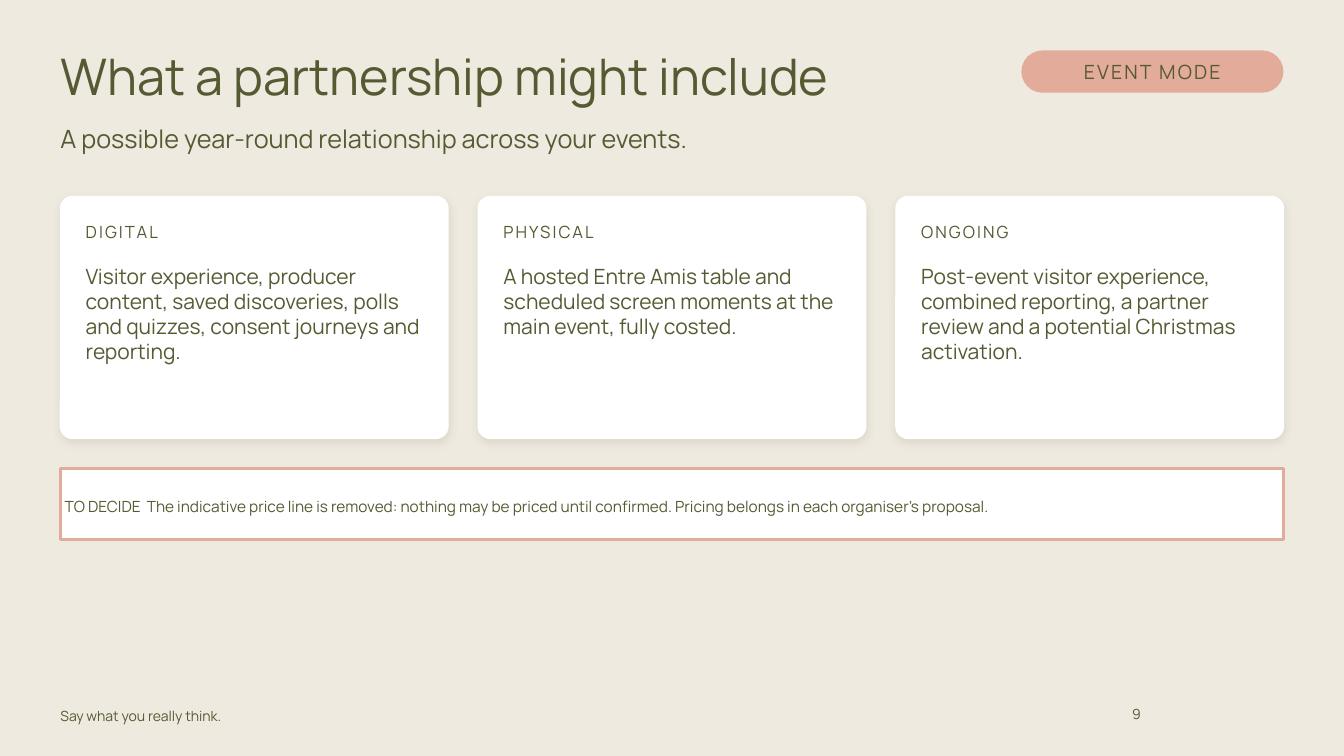
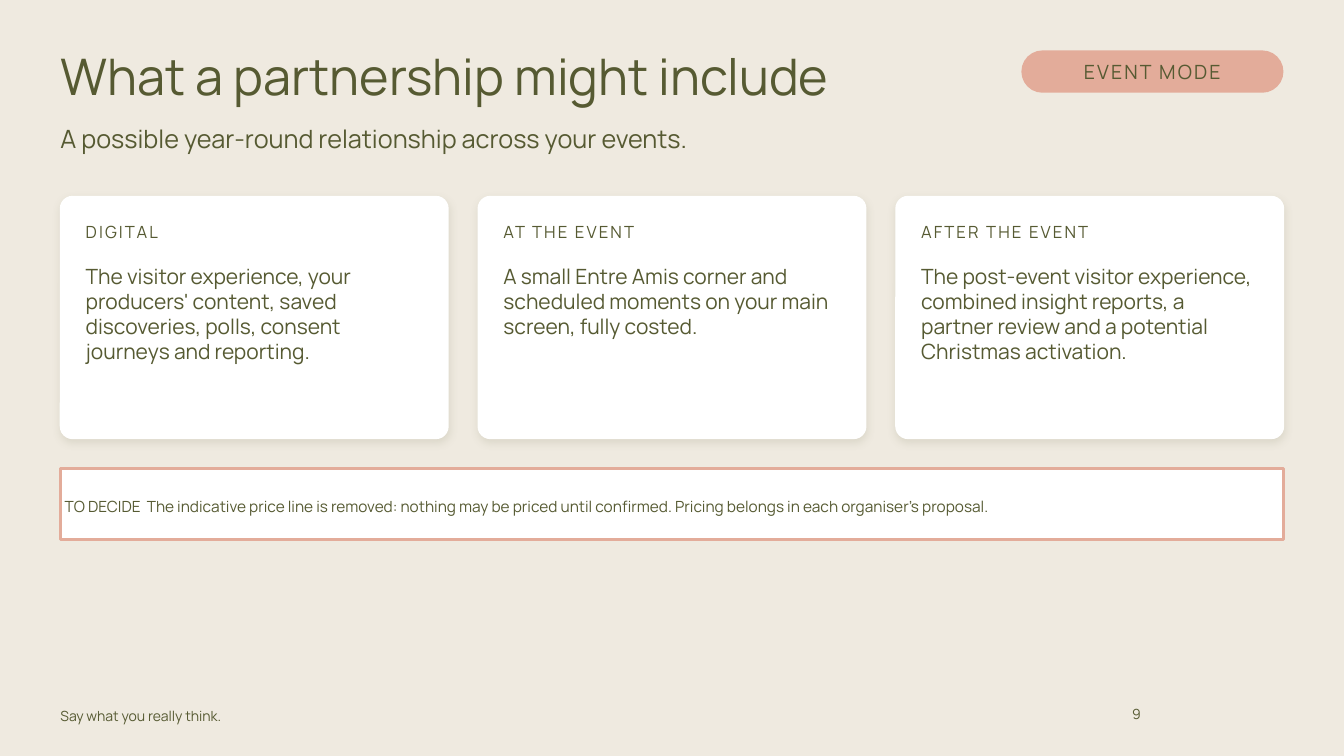
Before and after one commit to carrie147/entre-amis-brand-agent, a slide deck: slide 9 of decks/Entre Amis - Event Mode pack - DRAFT.pptx. Drawn at 1344x756 pixels with LibreOffice and Linux fonts; fonts in the diff are those of the drawing; background and template pictures are left out. Boxes give left, top, right and bottom in pixels: in the first picture for what was removed or moved away, otherwise in the second. Text is boxed around its words. In the diff, an @@ line names an element or a change of style, - is before the commit and + after.

```diff
--- a/decks/Entre Amis - Event Mode pack - DRAFT.pptx
+++ b/decks/Entre Amis - Event Mode pack - DRAFT.pptx
@@ text at bbox=[503, 226, 829, 339]: text changed @@
-PHYSICAL
-A hosted Entre Amis table and scheduled screen moments at the main event, fully costed.
+AT THE EVENT
+A small Entre Amis corner and scheduled moments on your main screen, fully costed.
@@ text at bbox=[921, 226, 1251, 360]: text changed @@
-ONGOING
-Post-event visitor experience, combined reporting, a partner review and a potential Christmas activation.
+AFTER THE EVENT
+The post-event visitor experience, combined insight reports, a partner review and a potential Christmas activation.
@@ text at bbox=[86, 268, 351, 365]: text changed @@
-Visitor experience, producer content, saved discoveries, polls and quizzes, consent journeys and reporting.
+The visitor experience, your producers' content, saved discoveries, polls, consent journeys and reporting.
```
Also in this commit, not shown: 6 other slides changed, 5 slides added, 5 slides removed, 2 other files.
